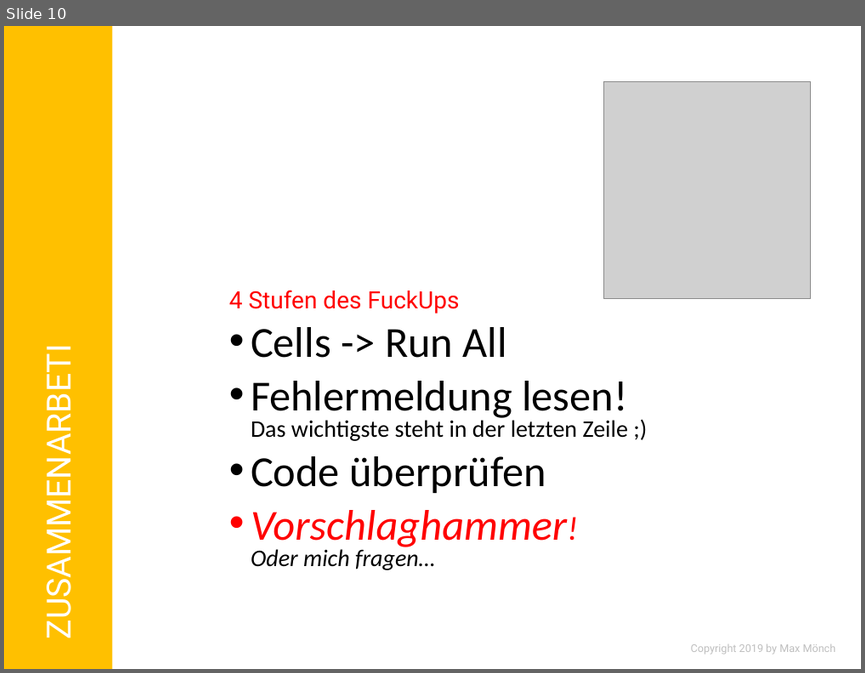
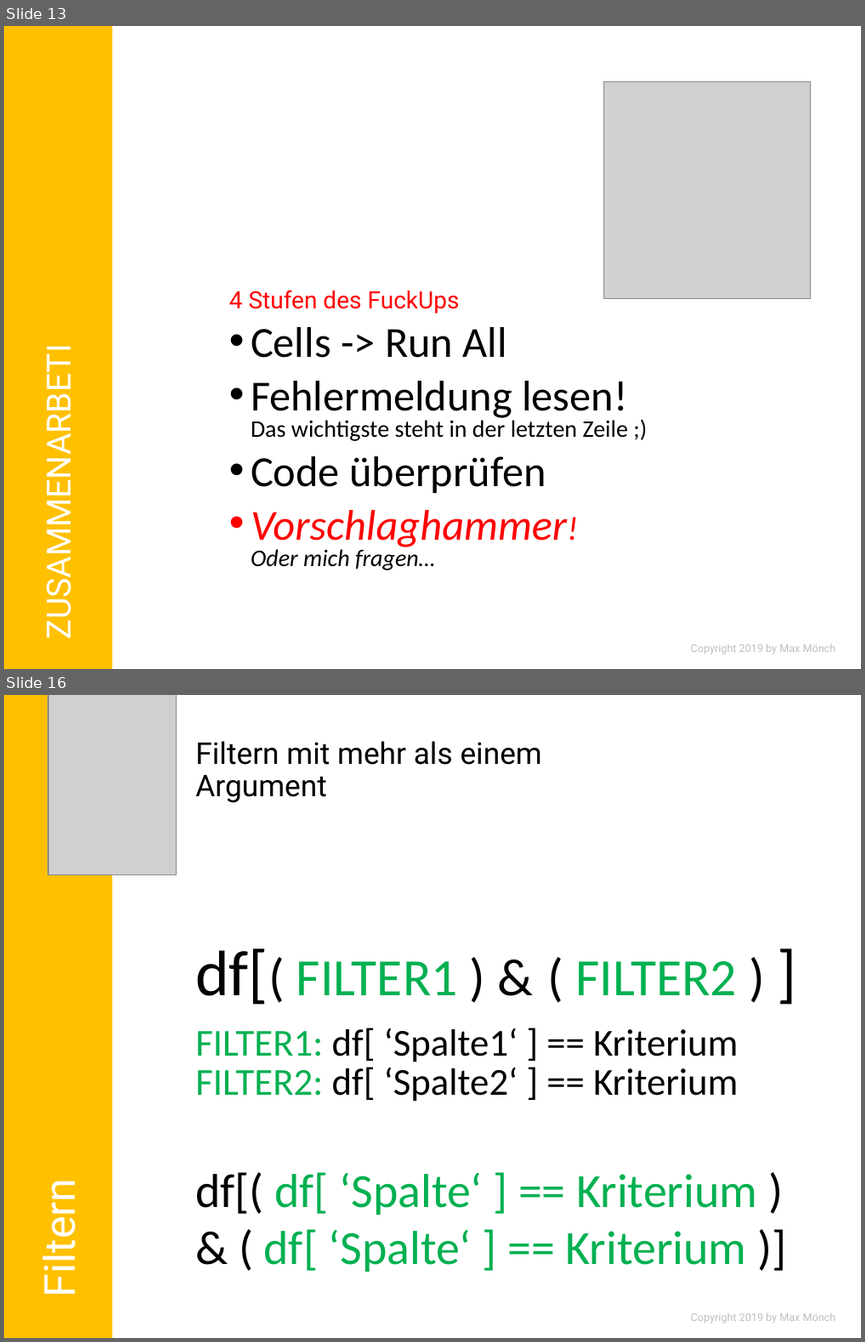
Before and after one commit to MonksterFX/pandas-basic, a slide deck: praesentation/pandas-basic.pptx. Shown one above the other, each under a label of ours: slide 10 before the commit, slides 13 and 16 after it; the slides between them are not shown. The pictures are 865x673 and 865x1342 pixels, drawn with LibreOffice and Linux fonts; fonts in the diff are those of the drawing; grey boxes stand for pictures; background and template pictures are left out. Boxes give left, top, right and bottom in pixels: in the first picture for what was removed or moved away, otherwise in the second. Text is boxed around its words. In the diff, an @@ line names an element or a change of style, - is before the commit and + after.

```diff
--- a/praesentation/pandas-basic.pptx
+++ b/praesentation/pandas-basic.pptx
@@ slide 16 added at [4, 695, 861, 1338], background #FFFFFF @@
@@ rectangle added at [4, 695, 112, 1338], fill #FFC000 @@
@@ picture added at [48, 695, 177, 875] @@
@@ title added at [195, 741, 542, 803], 25.2 pt, text #000000 @@
+Filtern mit mehr als einem Argument
@@ text added at [195, 948, 737, 1004], 44 pt, text #00B050 @@
+df[( FILTER1 ) & ( FILTER2 ) ]
@@ text added at [195, 1027, 738, 1062], 32 pt, text #000000 @@
+FILTER1: df[ ‘Spalte1‘ ] == Kriterium
@@ text added at [195, 1066, 738, 1101], 32 pt, text #000000 @@
+FILTER2: df[ ‘Spalte2‘ ] == Kriterium
@@ text added at [195, 1172, 757, 1271], 40 pt, text #00B050 @@
+df[( df[ ‘Spalte‘ ] == Kriterium ) & ( df[ ‘Spalte‘ ] == Kriterium )]
@@ text added at [30, 1190, 86, 1293], 36 pt, text #FFFFFF @@
+Filtern
@@ text added at [691, 1313, 836, 1323], 9 pt, text #BFBFBF @@
+Copyright 2019 by Max Mönch
@@ what was slide 10 is now slide 13 @@
```
Also in this commit, not shown: 3 slides changed, 9 other slides added, 11 other files.
